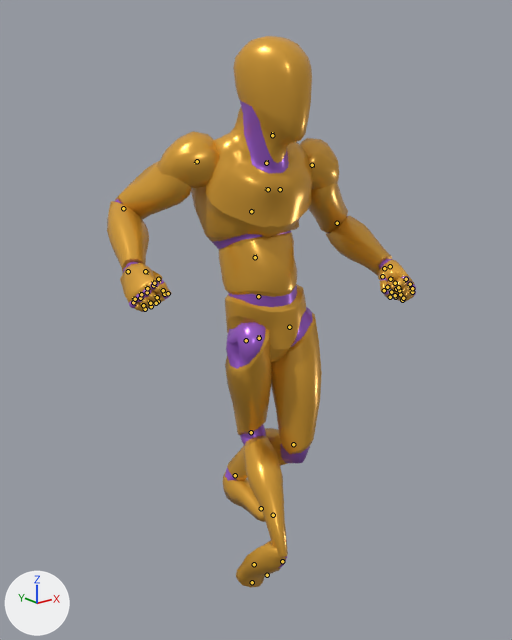
An edit to the glTF model apps/web/public/models/anim-library.glb, drawn before and after from the same camera.
Camera for both pictures: a 50 mm lens placed at (-1.341, -1.614, 1.586), pointed at (-0.013, 0.046, 0.922). Arrows for +X, +Y and +Z are at lower left; the lights stay in place. The older version comes first. Both versions are drawn at frame 17 of the action 'Rig|Jog_Back_Loop'; the numbers are the values there. The bones that bend it are drawn over the model as lines.

The first picture shows 'Mannequin'.
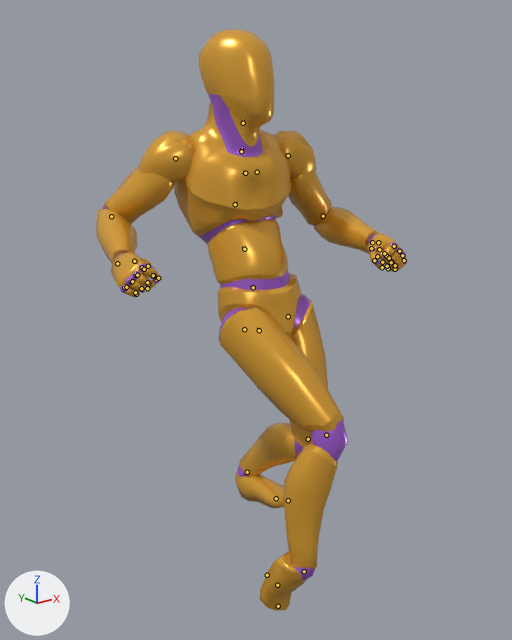
What differs and where, as boxes [x1, y1, x2, y2] in the pictures (512 x 640 px):
'Mannequin', posed
    before: [107, 36, 416, 588]
    after: [96, 29, 407, 611]
bone 'pelvis', root to tip
    before: (259, 338) to (259, 335)
    after: (259, 330) to (258, 327)
bone 'calf_l', root to tip
    before: (293, 444) to (293, 444)
    after: (308, 439) to (307, 439)
bone 'foot_l', root to tip
    before: (235, 475) to (235, 476)
    after: (247, 472) to (247, 473)
bone 'thigh_r', root to tip
    before: (246, 340) to (246, 341)
    after: (244, 329) to (245, 330)
bone 'calf_r', root to tip
    before: (251, 432) to (251, 434)
    after: (326, 435) to (326, 436)
bone 'foot_r', root to tip
    before: (282, 561) to (282, 562)
    after: (304, 571) to (303, 572)

The change in detail:
Bone 'pelvis' (bone_pelvis) moves from (8e-05, -0.00061, 9e-05) to (8e-05, -0.00037, 3e-05).
Bone 'pelvis' (bone_pelvis) turns from (-12, 1, 2) to (-24, 1, 2) degrees about its own x, y and z.
Bone 'calf_l' (bone_calf_l) turns from (53, -1, 0) to (64, -1, 0) degrees about its own x, y and z.
Bone 'foot_l' (bone_foot_l) turns from (-57, 4, -7) to (-68, 2, -8) degrees about its own x, y and z.
Bone 'thigh_r' (bone_thigh_r) turns from (-29, -153, 1) to (-24, -35, 1) degrees about its own x, y and z.
Bone 'calf_r' (bone_calf_r) turns from (59, 0, 0) to (45, 0, 0) degrees about its own x, y and z.
Bone 'foot_r' (bone_foot_r) turns from (36, 157, -15) to (114, 26, 24) degrees about its own x, y and z.
